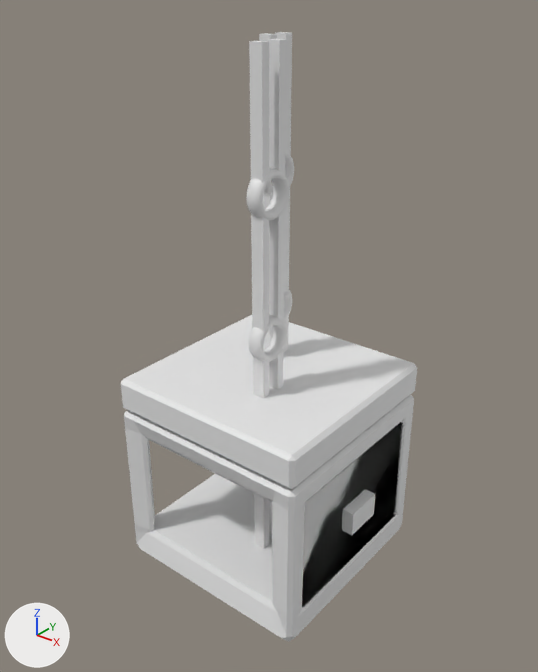
Two versions of the FBX model Assets/Model/Prefab/Spring/Spring1/Spring 1.fbx, one commit apart.
Both versions are drawn from a 50 mm lens placed at (3.81, -4.8, 5.31), pointed at (0.02, -0.06, 2.38). The axes (+X, +Y, +Z) are drawn at lower left. The lights are the same throughout. The first picture is the older version. Where no turn or scale is listed for an object, it has been applied to the vertices.

In view in the first picture: '\x08Panel', '\x08SpringBox', 'Arm 1.001', 'Arm 1.002', 'Button'.
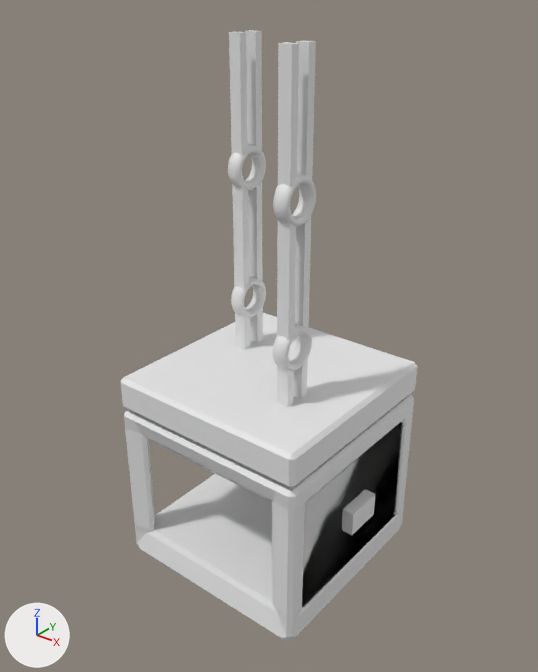
Where the change shows, as pixel boxes (x1, y1, x2, y2) in the pictures (538 x 672 px):
'\x08Panel', moved: before (121, 315, 417, 489); after (121, 313, 417, 488)
'Arm 1.002', moved: before (246, 39, 289, 549); after (273, 41, 316, 407)
'Arm 1.001', moved: before (259, 32, 294, 353); after (228, 30, 266, 490)

Diff of the bpy script that builds the scene:
```diff
--- a/Assets/Model/Prefab/Spring/Spring1/Spring 1.fbx.py
+++ b/Assets/Model/Prefab/Spring/Spring1/Spring 1.fbx.py
@@ ob_arm_1_001 @@
 ob_arm_1_001 = bpy.data.objects.new('Arm 1.001', me_큐브_004)
-ob_arm_1_001.location = (-0.2, 0.3, 0.11)
+ob_arm_1_001.location = (-0.52, 0.3, 0.11)
@@ ob_panel @@
 ob_panel = bpy.data.objects.new('\x08Panel', me_큐브_001)
-ob_panel.location = (0.0, 0.0, -0.01)
+ob_panel.location = (0.0, 0.0, 0.0)
@@ ob_arm_1_002 @@
 ob_arm_1_002 = bpy.data.objects.new('Arm 1.002', me_큐브_007)
-ob_arm_1_002.location = (0.2, -0.3, 0.11)
+ob_arm_1_002.location = (0.46, -0.3, 0.11)
```
